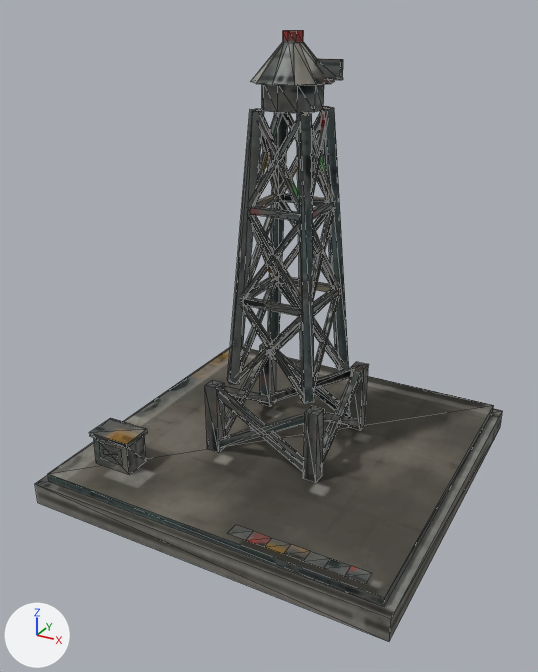
Renders of the glTF model game/world/models/planetary_sensor.glb from each side of a commit.
Rendered twice from a 50 mm camera at (0.679, -1.327, 0.977) aimed at (-0.013, -0.069, 0.348). Every picture has the same lights, and +X, +Y and +Z are marked at lower left. The picture after the commit comes second. Mesh edges are drawn as thin lines. Where no turn or scale is listed for an object, it has been applied to the vertices. Vertices at exactly the same position are counted once.

Objects in the first picture: 'move_sensor', 'te_planetary_sensor'.
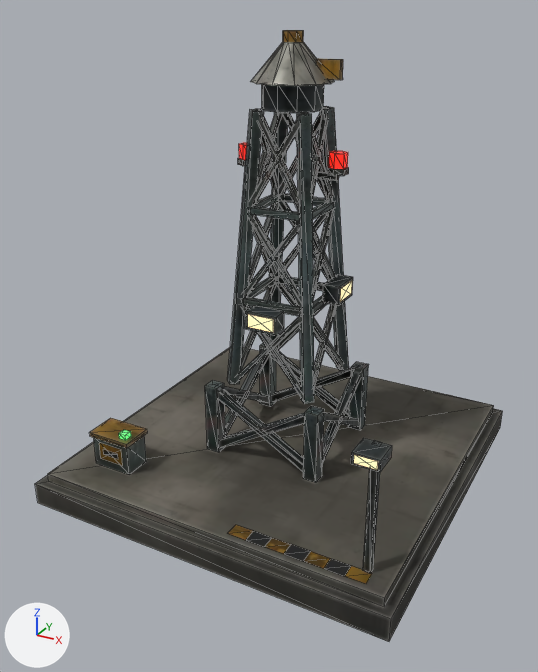
What differs and where, as boxes (x1, y1, x2, y2) in the pictures (538 x 672 px):
'te_planetary_sensor', surface changed, reshaped
    both: (35, 84, 503, 641)
'move_sensor', surface changed
    both: (251, 30, 343, 86)
part 1 of me_te_planetary_sensor, added
    after: (119, 430, 131, 440)
part 2 of me_te_planetary_sensor, added (mostly hidden)
    after: (317, 171, 339, 180)
part 3 of me_te_planetary_sensor, added
    after: (238, 158, 246, 166)
part 4 of me_te_planetary_sensor, added
    after: (239, 143, 247, 160)
part 5 of me_te_planetary_sensor, added
    after: (327, 167, 349, 176)
part 6 of me_te_planetary_sensor, added
    after: (329, 151, 348, 169)
part 7 of me_te_planetary_sensor, added
    after: (245, 305, 284, 336)
part 8 of me_te_planetary_sensor, added
    after: (317, 282, 324, 291)
part 9 of me_te_planetary_sensor, added
    after: (323, 274, 353, 306)
part 10 of me_te_planetary_sensor, added
    after: (363, 440, 382, 573)
part 11 of me_te_planetary_sensor, added
    after: (351, 438, 392, 472)
part 12 of me_te_planetary_sensor, added
    after: (248, 281, 352, 332)
part 13 of me_te_planetary_sensor, added
    after: (354, 455, 378, 470)
part 14 of me_te_planetary_sensor, surface changed
    both: (35, 84, 502, 641)

Diff of the bpy script that builds the scene:
```diff
--- a/game/world/models/planetary_sensor.glb.py
+++ b/game/world/models/planetary_sensor.glb.py
@@ mat_te_planetary_sensor @@
 n0 = _N.new('ShaderNodeBsdfPrincipled'); n0.name = 'Principled BSDF'
+n0.inputs[28].default_value = 1.0  # 'Emission Strength'
 n1 = _N.new('ShaderNodeOutputMaterial'); n1.name = 'Material Output'
 n2 = _N.new('ShaderNodeTexImage'); n2.name = 'Image Texture'
-n2.image = img_te_planetary_sensor_color
+n2.image = img_te_planetary_sensor_glow
+n4 = _N.new('ShaderNodeTexImage'); n4.name = 'Image Texture.001'
+n4.image = img_te_planetary_sensor_color
 n3 = _N.new('ShaderNodeSeparateColor'); n3.name = 'Separate Color'
-n4 = _N.new('ShaderNodeTexImage'); n4.name = 'Image Texture.001'
-n4.image = img_te_planetary_sensor_finish
+n5 = _N.new('ShaderNodeTexImage'); n5.name = 'Image Texture.002'
+n5.image = img_te_planetary_sensor_finish
 _L.new(n0.outputs[0], n1.inputs[0])  # 'BSDF' to 'Surface'
-_L.new(n2.outputs[0], n0.inputs[0])  # 'Color' to 'Base Color'
 _L.new(n3.outputs[2], n0.inputs[1])  # 'Blue' to 'Metallic'
 _L.new(n3.outputs[1], n0.inputs[2])  # 'Green' to 'Roughness'
-_L.new(n4.outputs[0], n3.inputs[0])  # 'Color' to 'Color'
+_L.new(n2.outputs[0], n0.inputs[27])  # 'Color' to 'Emission Color'
+_L.new(n4.outputs[0], n0.inputs[0])  # 'Color' to 'Base Color'
+_L.new(n5.outputs[0], n3.inputs[0])  # 'Color' to 'Color'
@@ me_te_planetary_sensor @@
-me_te_planetary_sensor.from_pydata(...)  # 464 vertices, 678 faces; spans x -0.4..0.4, y -0.4..0.4, z 0.0..0.85
+me_te_planetary_sensor.from_pydata(...)  # 600 vertices, 874 faces; spans x -0.4..0.4, y -0.4..0.4, z 0.0..0.85
+# me_te_planetary_sensor part 1: a new loose piece, a box spanning x -0.249..-0.231, y -0.294..-0.276, z 0.15..0.162, in mat_te_planetary_sensor
+# me_te_planetary_sensor part 2: a new loose piece, a box spanning x 0.048..0.1, y -0.006..0.006, z 0.674..0.686, in mat_te_planetary_sensor
+# me_te_planetary_sensor part 3: a new loose piece, a 6-sided cylinder along z spanning x -0.118..-0.082, y -0.021..0.021, z 0.686..0.698, in mat_te_planetary_sensor
+# me_te_planetary_sensor part 4: a new loose piece, a 6-sided cylinder along z spanning x -0.116..-0.084, y -0.018..0.018, z 0.698..0.727, in mat_te_planetary_sensor
+# me_te_planetary_sensor part 5: a new loose piece, a 6-sided cylinder along z spanning x 0.082..0.118, y -0.021..0.021, z 0.686..0.698, in mat_te_planetary_sensor
+# me_te_planetary_sensor part 6: a new loose piece, a 6-sided cylinder along z spanning x 0.084..0.116, y -0.018..0.018, z 0.698..0.727, in mat_te_planetary_sensor
+# me_te_planetary_sensor part 7: a new loose piece, a box spanning x -0.035..0.035, y -0.127..-0.093, z 0.381..0.421, in mat_te_planetary_sensor
+# me_te_planetary_sensor part 8: a new loose piece, a box spanning x 0.064..0.1, y -0.006..0.006, z 0.445..0.457, in mat_te_planetary_sensor
+# me_te_planetary_sensor part 9: a new loose piece, a box spanning x 0.093..0.127, y -0.035..0.035, z 0.431..0.471, in mat_te_planetary_sensor
+# me_te_planetary_sensor part 10: a new loose piece, a box spanning x 0.323..0.337, y -0.337..-0.323, z 0.07..0.33, in mat_te_planetary_sensor
+# me_te_planetary_sensor part 11: a new loose piece, a box spanning x 0.305..0.355, y -0.375..-0.325, z 0.309..0.331, in mat_te_planetary_sensor
+# me_te_planetary_sensor part 12: 8 vertices added at x -0.029..0.128, y -0.128..0.029, z 0.387..0.465
+# me_te_planetary_sensor part 13: 8 vertices added at x 0.31..0.35, y -0.376..-0.33, z 0.308..0.328
+# me_te_planetary_sensor part 14: 675 kept faces spanning x -0.4..0.4, y -0.4..0.4, z 0.0..0.85 get new texture (UV) coordinates
+# other edits to the shape of me_te_planetary_sensor do not show in these pictures
 me_te_planetary_sensor.materials.append(mat_te_planetary_sensor)
@@ me_move_sensor @@
 me_move_sensor.from_pydata(...)  # 48 vertices, 84 faces; spans x -0.08..0.1, y -0.08..0.08, z 0.0..0.09
+# me_move_sensor part 15: texture (UV) coordinates of 84 of 84 faces, centred in x -0.063..0.1, y -0.073..0.073, z 0.0..0.09, changed; they spanned u 0.28..0.96, v 0.24..0.99 and now span u 0.1..0.99, v 0.24..0.99
 me_move_sensor.materials.append(mat_te_planetary_sensor)
```
